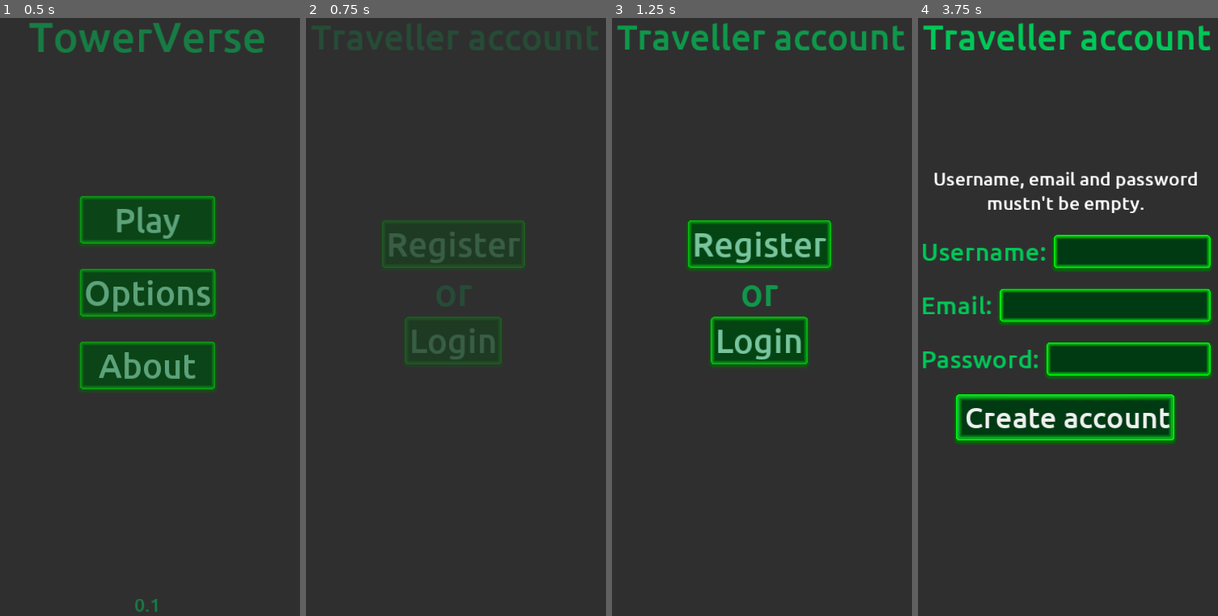
Above: before the commit, frames 1-4 (left to right).
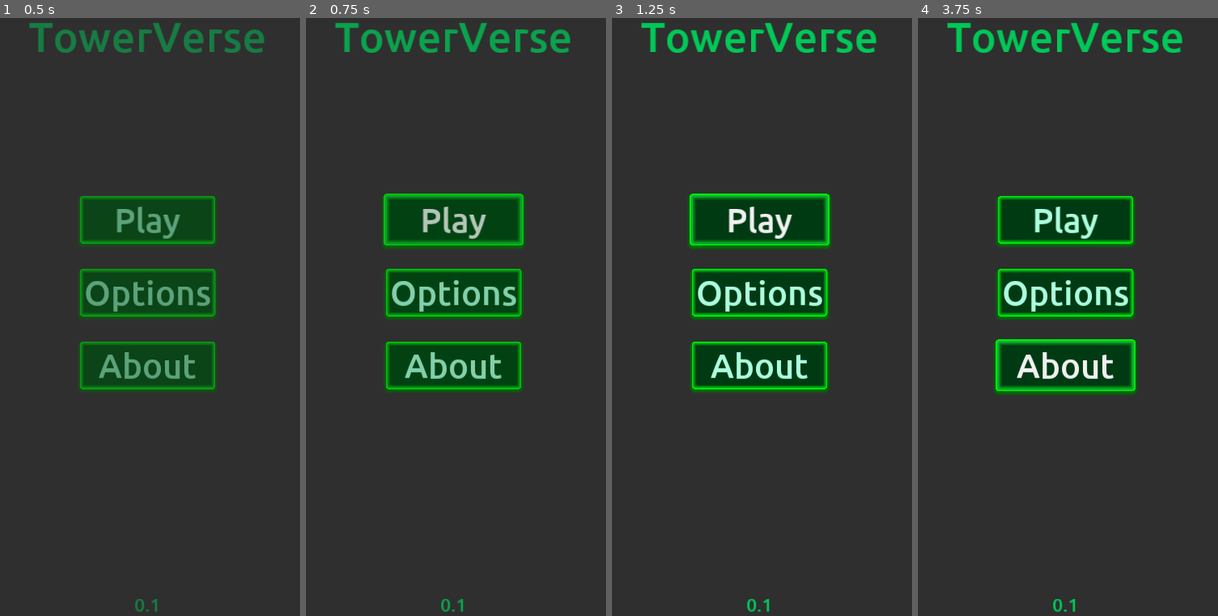
Above: after the commit, the same moments.

Repository: TowerVerse/towerverseandroid
Game: Godot game, scene res://assets/Scenes/StartMenu.tscn
Two runs of this game, one before a commit and one after it. Both use one fixed random seed, a clock stepped at 60 frames per second and the inputs below.
Inputs (mouse positions are in pixels of both pictures, inside the frame that each line leads up to):
- Up to frame 1 (0.5 s): no input
- Up to frame 2 (0.75 s): click "Play" at 0.5 s
- Up to frame 3 (1.25 s): no input
- Up to frame 4 (3.75 s): click (1065, 221) at 1.25 s, where only the run after the commit has a clickable "Play"; click (1065, 245) at 2 s, where only the run before the commit has a clickable "Register"; click (1065, 370) at 3.5 s, where only the run before the commit has a clickable "Create account"

Frame 1 is identical in both runs. In frame 2, 15% of the frame differs, in the area x 1-98%, y 0-100%; in frame 3, 16%; in frame 4, 27%, in the area x 1-99%, y 0-100%.

Commit message:
Prevent weird bug when pressing play blazingly fast.

Diff:
--- a/assets/Scripts/StartMenu.gd
+++ b/assets/Scripts/StartMenu.gd
@@ -13,6 +13,9 @@
 		get_tree().quit()
 
 func _on_play_button_pressed() -> void:
+	if not Socket.is_connected:
+		return
+
 	var email = Save.get_value('travellerEmail')
 	var password = Save.get_value('travellerPassword')
 
